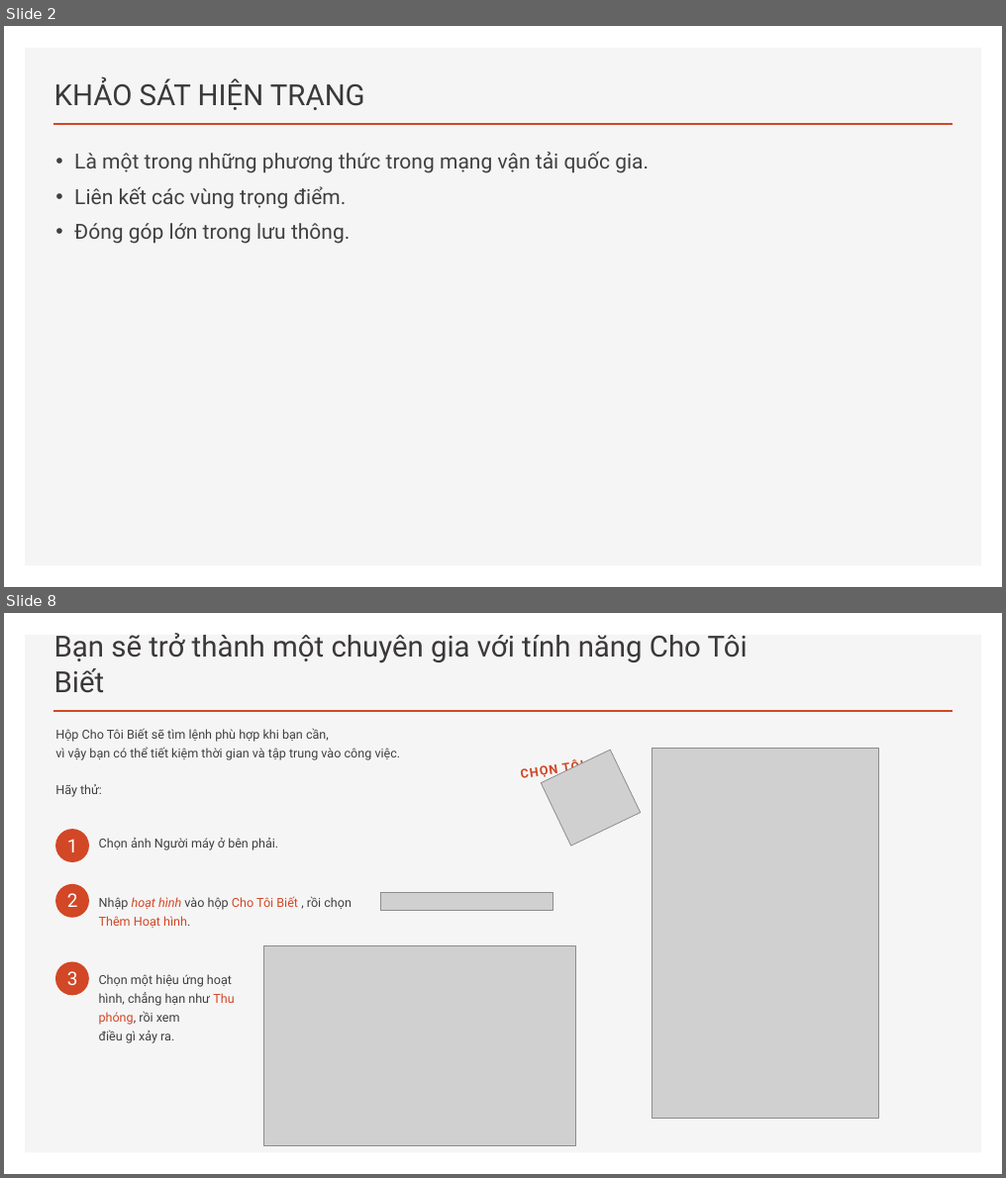
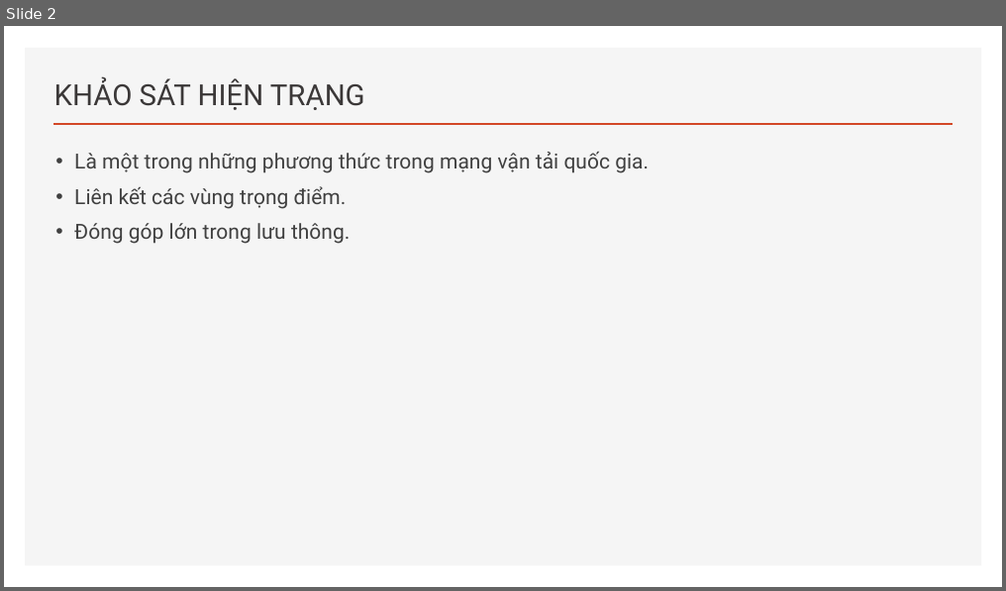
Before and after one commit to hiepatk99/CSDL_PT, a slide deck: 1-BC1-P8.pptx. Shown one above the other, each under a label of ours: slides 2 and 8 before the commit, slide 2 after it; the slides between them are not shown. The pictures are 1006x1178 and 1006x591 pixels, drawn with LibreOffice and Linux fonts; fonts in the diff are those of the drawing; grey boxes stand for pictures. Boxes give left, top, right and bottom in pixels: in the first picture for what was removed or moved away, otherwise in the second. Text is boxed around its words. In the diff, an @@ line names an element or a change of style, - is before the commit and + after.

```diff
--- a/1-BC1-P8.pptx
+++ b/1-BC1-P8.pptx
@@ slide 8 removed at [4, 613, 1002, 1174], background #FFFFFF; not listed: 2 template elements that a slide beside it also shows @@
@@ title removed at [54, 633, 747, 693] @@
-Bạn sẽ trở thành một chuyên gia với tính năng Cho Tôi Biết
@@ text removed at [55, 728, 401, 797] @@
-Hộp Cho Tôi Biết sẽ tìm lệnh phù hợp khi bạn cần,
-vì vậy bạn có thể tiết kiệm thời gian và tập trung vào công việc.
-Hãy thử:
@@ picture removed at [541, 750, 641, 846] @@
@@ text removed at [563, 760, 585, 772] @@
-CHỌN TÔI
@@ picture removed at [651, 748, 879, 1119] @@
@@ ellipse removed at [55, 830, 89, 863] @@
@@ text removed at [67, 839, 78, 853] @@
-1
@@ text removed at [99, 838, 278, 851] @@
-Chọn ảnh Người máy ở bên phải.
@@ ellipse removed at [55, 884, 89, 918] @@
@@ text removed at [67, 893, 78, 907] @@
-2
@@ text removed at [99, 896, 351, 928] @@
-Nhập hoạt hình vào hộp Cho Tôi Biết , rồi chọn Thêm Hoạt hình.
@@ picture removed at [381, 892, 553, 910] @@
@@ ellipse removed at [55, 961, 89, 995] @@
@@ picture removed at [263, 947, 575, 1146] @@
@@ text removed at [67, 971, 78, 985] @@
-3
@@ text removed at [99, 974, 234, 1044] @@
-Chọn một hiệu ứng hoạt hình, chẳng hạn như Thu phóng, rồi xem
-điều gì xảy ra.
```
Also in this commit, not shown: 5 slides changed, 9 slides added, 2 other slides removed.
